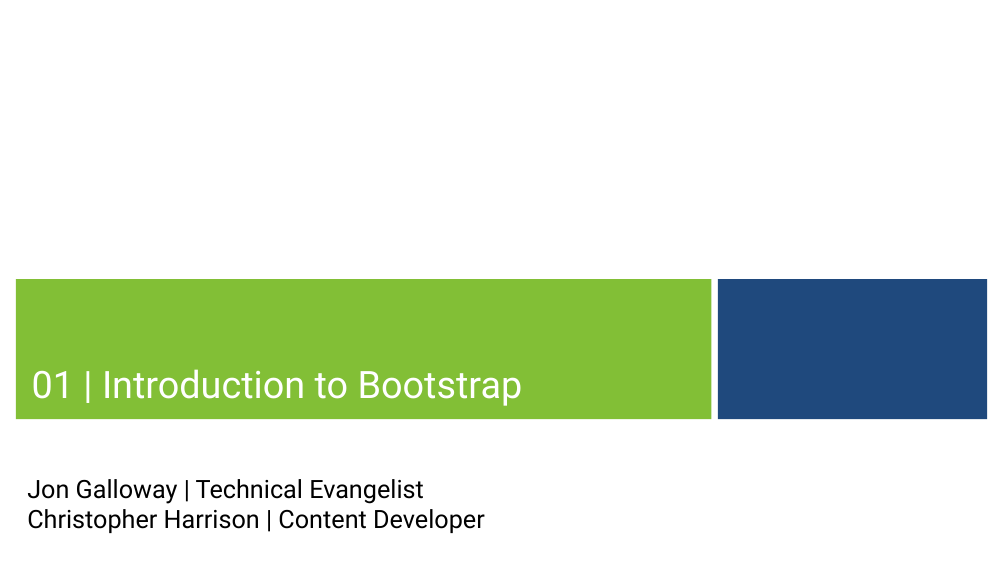
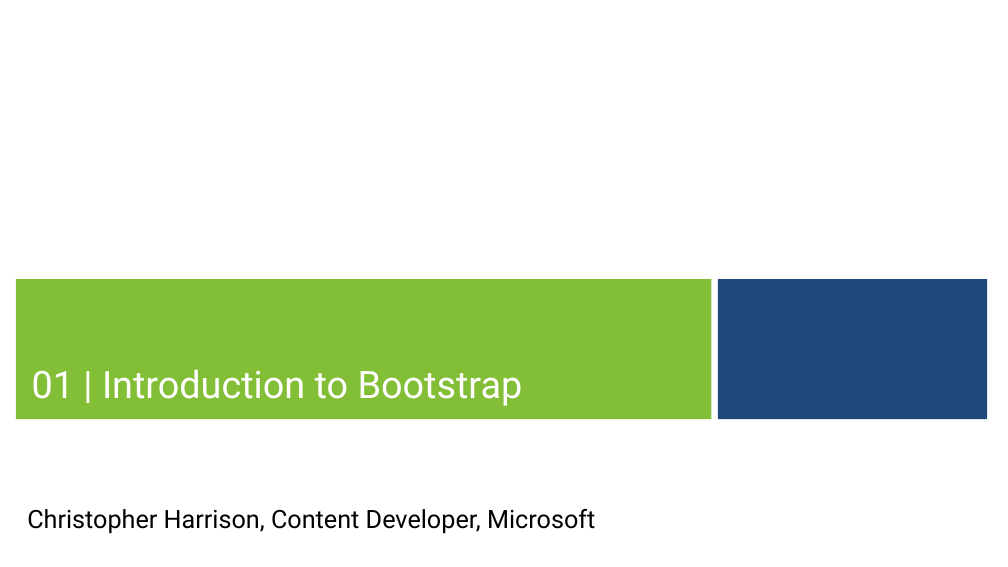
Before and after one commit to zmy/Bootstrap-edX, a slide deck: slide 1 of Slides/Week 1 - Part 1 - Introduction to Bootstrap.pptx (slide 3 before the commit). Drawn at 1008x567 pixels with LibreOffice and Linux fonts; fonts in the diff are those of the drawing; background and template pictures are left out. Boxes give left, top, right and bottom in pixels: in the first picture for what was removed or moved away, otherwise in the second. Text is boxed around its words. In the diff, an @@ line names an element or a change of style, - is before the commit and + after.

Commit message:
More slide work

```diff
--- a/Slides/Week 1 - Part 1 - Introduction to Bootstrap.pptx
+++ b/Slides/Week 1 - Part 1 - Introduction to Bootstrap.pptx
@@ subtitle at [27, 509, 595, 533]: text changed @@
-Jon Galloway | Technical Evangelist
-Christopher Harrison | Content Developer
+Christopher Harrison, Content Developer, Microsoft
```
Also in this commit, not shown: 2 slides removed.
